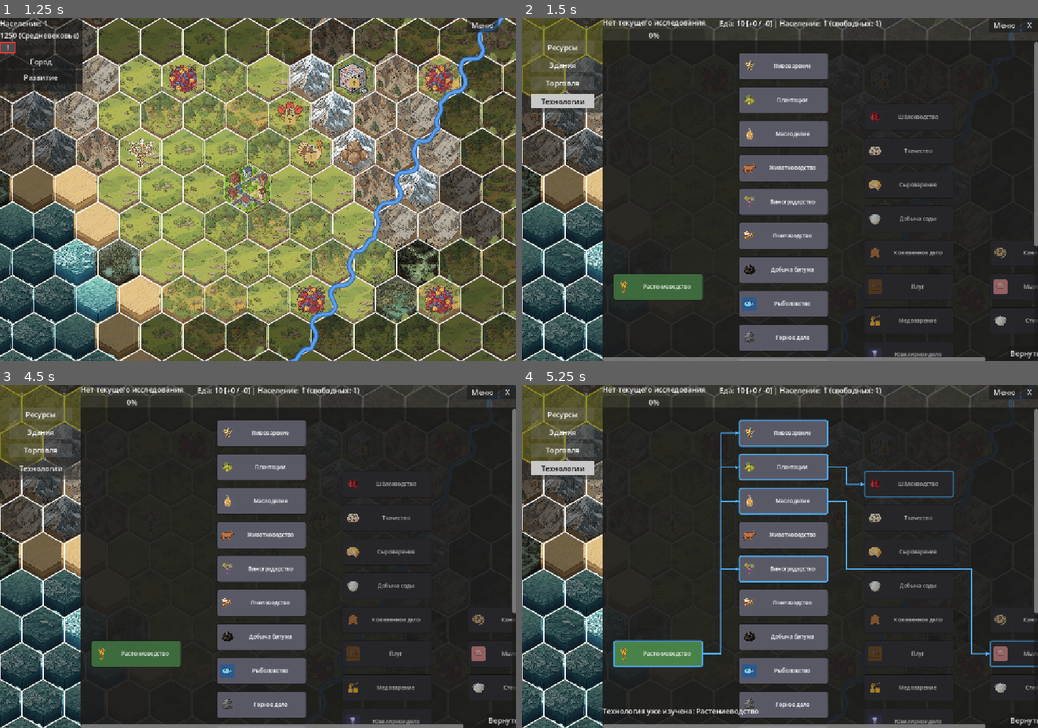
Above: before the commit, frames 1-4 (two rows, left to right).
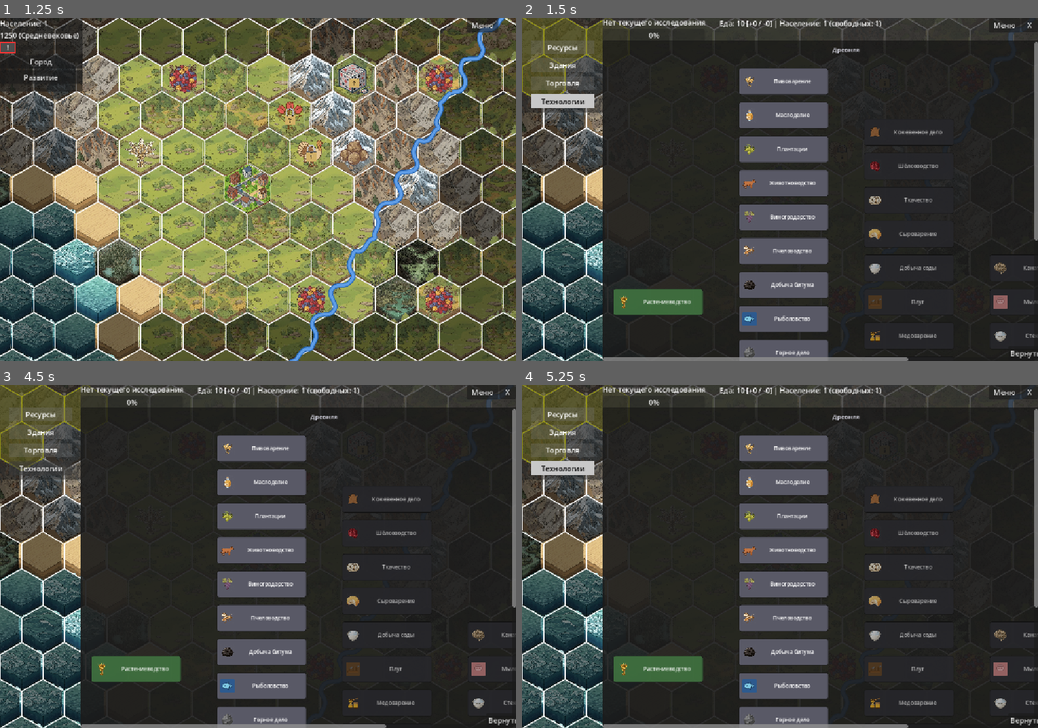
Above: after the commit, the same moments.

Repository: Night-Pryanik/The-City
Game: Godot game, scene res://scenes/main_menu.tscn
The game is run twice, just before and just after one commit, with the same random seed, the same clock (stepped at 60 frames per second) and the same inputs.
Inputs (mouse positions are in pixels of both pictures, inside the frame that each line leads up to):
- Up to frame 1 (1.25 s): click "Новая игра" at 0.5 s
- Up to frame 2 (1.5 s): click (532, 48) at 1.25 s
- Up to frame 3 (4.5 s): click "Ресурсы" at 2 s; click "Здания" at 2.75 s; click "Торговля" at 3.5 s; click "Технологии" at 4.25 s
- Up to frame 4 (5.25 s): click (656, 652) at 5.02 s

Frame 1 is identical in both runs. In frame 2, 12% of the frame differs, in the area x 17-100%, y 8-100%; in frame 3, 12%; in frame 4, 14%, in the area x 15-100%, y 8-100%.

Commit message:
Добавлена первая технология Античности - Пергамент
В дереве технологий теперь есть визуальное разделение технологий по эпохам.

Diff:
--- /dev/null
+++ b/data/technologies/antiquity.json
@@ -0,0 +1,14 @@
+{
+  "technologies": [
+    {
+      "id": "parchment",
+      "name": "Пергамент",
+      "era": "antiquity",
+      "science_cost": 3.0,
+      "prerequisites": [ [ "leatherworking" ] ],
+      "icon": "parchment.png",
+      "description": "Открывает пергамент и позволяет создавать письменные материалы.",
+      "flavor": "Пергамент стал важным носителем информации в древнем мире."
+    }
+  ]
+}
--- a/scripts/tech_tree.gd
+++ b/scripts/tech_tree.gd
@@ -20,6 +20,17 @@
 const BUTTON_VERTICAL_GAP: int = 16 # вертикальный зазор между кнопками в колонке
 const ICON_SIZE: int = 32 # размер иконки слева от названия
 
+# --- Разделение по эпохам ---
+# Каждая технология в JSON содержит поле "era" (id эпохи), а человекочитаемые
+# названия эпох лежат в data/eras.json (загружается в GameData.eras).
+# Последовательные колонки одной эпохи визуально объединяются: сверху над
+# ними рисуется заголовок с названием эпохи, а между группами эпох — толстая
+# вертикальная линия-разделитель (см. ERA_LABEL_HEIGHT, ERA_LINE_*).
+const ERA_LABEL_HEIGHT: int = 34 # высота полосы над колонками под заголовки эпох
+const ERA_LABEL_WIDTH: int = 200 # фиксированная ширина заголовка эпохи
+const ERA_LINE_COLOR := Color(0.72, 0.72, 0.75, 1.0) # цвет вертикального разделителя эпох
+const ERA_LINE_WIDTH: float = 2.0 # толщина вертикального разделителя эпох
+
 # --- Внешние ссылки (заполняются в setup) ---
 var current_label: Label # "Изучается: ..." (Label вверху панели)
 var progress_bar: ProgressBar # прогресс-бар текущего исследования
@@ -33,6 +44,10 @@
 var _fonts_adjusted: bool = false # отложенный автоподбор шрифта уже отработал
 var _hovered_tech_id: String = "" # ID технологии, на которую наведён курсор
 var _related_techs: Dictionary = {} # tech_id -> bool, связанные технологии для подсветки
+
+# --- Разделение по эпохам ---
+var _era_labels: Array = [] # Label-заголовки эпох (очищаются в rebuild)
+var _era_groups: Array = [] # [{era_id, era_name, col_start, col_end, x_center, x_boundary}]
 
 # --- Кэш иконок технологий (рекурсивный обход res://icons, как в map_renderer) ---
 var icon_paths: Dictionary = {} # имя файла -> полный путь
@@ -114,6 +129,14 @@
     for tech in techs:
         if not col_for.has(tech["id"]):
             col_for[tech["id"]] = 1
+
+    # Нормализация по эпохам: сдвигаем технологии каждой эпохи вправо, чтобы
+    # эпохи следовали по порядку (см. _normalize_era_columns). Это гарантирует,
+    # что между группами эпох появится вертикальная линия-разделитель, даже
+    # если поздняя технология раскладкой (по зависимостям) попала в колонку,
+    # где большинство технологий — более ранней эпохи.
+    if not GameData.eras.is_empty():
+        col_for = _normalize_era_columns(col_for)
 
     # Раскладываем по колонкам.
     var columns: Dictionary = {}
@@ -269,6 +292,195 @@
             return true
     return false
 
+# Нормализация раскладки колонок по эпохам.
+#
+# Раскладка по зависимостям (см. _compute_layout) ставит технологию в колонку
+# max(col[prereq]) + 1. При этом технология поздней эпохи может попасть в ту же
+# колонку, что и технологии ранней эпохи — тогда по большинству колонка считается
+# ранней, и группа поздней эпохи не образуется (нет разделителя).
+#
+# Здесь мы ПЕРЕРАСКЛДЫВАЕМ колонки так, чтобы все технологии каждой эпохи шли
+# непрерывным блоком слева направо по порядку эпох (из GameData.eras). Внутри
+# блока эпохи сохраняется относительный порядок колонок из исходной раскладки.
+# Это гарантирует появление вертикальной линии-разделителя между эпохами.
+#
+# Возвращает новый словарь tech_id -> column.
+func _normalize_era_columns(col_for: Dictionary) -> Dictionary:
+    # Упорядоченный список id эпох (порядок из data/eras.json).
+    var era_order: Array = []
+    for era in GameData.eras:
+        era_order.append(era.get("id", ""))
+
+    # era_index для каждой технологии (0 — неизвестная/первая эпоха).
+    var tech_era: Dictionary = {} # tech_id -> int
+    for tid in col_for:
+        var era_id: String = _get_tech_data(tid).get("era", "")
+        var idx: int = era_order.find(era_id)
+        tech_era[tid] = idx if idx >= 0 else 0
+
+    # Собираем уникальные колонки каждой эпохи.
+    var era_columns: Dictionary = {} # era_index -> [col, ...]
+    for tid in col_for:
+        var c: int = col_for[tid]
+        var ei: int = tech_era[tid]
+        if not era_columns.has(ei):
+            era_columns[ei] = []
+        if not era_columns[ei].has(c):
+            era_columns[ei].append(c)
+
+    # Перераскладка: каждая эпоха занимает непрерывный блок колонок.
+    var sorted_era: Array = era_columns.keys()
+    sorted_era.sort()
+    var result: Dictionary = {}
+    var global_col: int = 0
+    for ei in sorted_era:
+        var cols: Array = era_columns[ei]
+        cols.sort()
+        # old_col -> new_col внутри блока этой эпохи.
+        var mapping: Dictionary = {}
+        var target: int = global_col
+        for old in cols:
+            mapping[old] = target
+            target += 1
+        # Применяем ко всем технологиям этой эпохи.
+        for tid in col_for:
+            if tech_era[tid] == ei:
+                result[tid] = mapping[col_for[tid]]
+        global_col = target
+
+    return result
+
+# --- Разделение по эпохам: хелперы ---
+
+# Возвращает человекочитаемое имя эпохи по её id (как в technologies_tab.gd).
+# Источник — data/eras.json, загружается в GameData.eras.
+# Если эпоха не найдена — возвращаем сам id (fallback).
+func _get_era_name(era_id: String) -> String:
+    if era_id.is_empty():
+        return ""
+    for era in GameData.eras:
+        if era.get("id", "") == era_id:
+            return era.get("name", era_id)
+    return era_id
+
+# Возвращает id эпохи, к которой относится колонка column_id.
+# Колонка может содержать технологии разных эпох (редко, но бывает —
+# например, древняя технология, открывающая античную). Тогда берём
+# эпоху, которая встречается в колонке чаще всего. Если колонка пуста
+# или эпохи не указаны — возвращаем "" (нет группы).
+func _column_era(columns: Dictionary, column_id: int) -> String:
+    var techs_in_col: Array = columns.get(column_id, [])
+    if techs_in_col.is_empty():
+        return ""
+    var counts: Dictionary = {} # era_id -> количество
+    for tid in techs_in_col:
+        var era_id: String = _get_tech_data(tid).get("era", "")
+        if era_id.is_empty():
+            continue
+        counts[era_id] = counts.get(era_id, 0) + 1
+    if counts.is_empty():
+        return ""
+    var best: String = ""
+    var best_count: int = 0
+    for era_id in counts:
+        if counts[era_id] > best_count:
+            best = era_id
+            best_count = counts[era_id]
+    return best
+
+# Вычисляет список групп эпох: последовательные колонки одной эпохи.
+# Возвращает массив словарей:
+#   {era_id, era_name, col_start, col_end, x_center, x_boundary}
+# x_center  — X-центр группы (для заголовка-надписи).
+# x_boundary — X границы группы: правая граница последней колонки группы
+#              (по ней рисуется вертикальная линия-разделитель).
+# x_boundary == -1 означает «крайняя правая группа» — линия не рисуется
+# (справа за деревом нет следующей эпохи).
+#
+# ВАЖНО: эпоха колонки определяется ПОФАКТУ, по большинству технологий
+# в колонке (см. _column_era). Благодаря нормализации в _normalize_era_columns
+# все технологии каждой эпохи стоят непрерывным блоком слева направо, поэтому
+# группы эпох получаются чистыми, а между ними рисуется вертикальный разделитель.
+# Раскладка по зависимостям (barycenter) внутри каждой эпохи сохраняется.
+func _compute_era_groups(columns: Dictionary, num_cols: int) -> Array:
+    var groups: Array = []
+    var current_era: String = ""
+    var group_start: int = -1
+
+    for c in range(num_cols):
+        var era_id: String = _column_era(columns, c)
+        if era_id == current_era:
+            continue
+        # Эпоха сменилась — закрываем предыдущую группу (если была).
+        if current_era != "" and group_start >= 0:
+            groups.append(_make_era_group(current_era, group_start, c - 1))
+        current_era = era_id
+        group_start = c
+
+    # Последняя группа.
+    if current_era != "" and group_start >= 0:
+        groups.append(_make_era_group(current_era, group_start, num_cols - 1))
+
+    return groups
+
+# Создаёт словарь группы эпохи по диапазону колонок [col_start..col_end].
+func _make_era_group(era_id: String, col_start: int, col_end: int) -> Dictionary:
+    var first_x: float = _col_x(col_start) # левый край первой колонки группы
+    var last_right: float = _col_x(col_end) + BUTTON_WIDTH # правый край последней колонки
+    return {
+        "era_id": era_id,
+        "era_name": _get_era_name(era_id),
+        "col_start": col_start,
+        "col_end": col_end,
+        "x_center": (first_x + last_right) * 0.5,
+        "x_boundary": last_right, # правая граница группы — там линия
+    }
+
+# X-координата левого края колонки c (в координатах _inner).
+# Учитывает только горизонтальный отступ COL_PADDING, без сдвига вниз
+# под заголовки эпох (вертикальное смещение колонок на высоту заголовков
+# выполняется отдельно в rebuild() через _col_y()).
+func _col_x(c: int) -> float:
+    return float(COL_PADDING + c * (BUTTON_WIDTH + COL_GAP))
+
+# Y-координата верха колонок с учётом полосы заголовков эпох.
+# Колонки сдвигаются вниз на ERA_LABEL_HEIGHT, чтобы сверху осталось
+# место под заголовки эпох.
+func _col_y() -> float:
+    return float(ERA_LABEL_HEIGHT + COL_PADDING)
+
+# Создаёт Label-заголовки эпох над свежими колонками. Вызывается из rebuild().
+# Заголовки добавляются в _inner, поэтому прокручиваются вместе с деревом.
+func _create_era_labels(layout_columns: Dictionary, num_cols: int) -> void:
+    # Сначала удаляем старые заголовки (если был пересбор).
+    for l in _era_labels:
+        if is_instance_valid(l):
+            l.queue_free()
+    _era_labels.clear()
+
+    _era_groups = _compute_era_groups(layout_columns, num_cols)
+    if _era_groups.is_empty():
+        return
+
+    # Высота полосы сверху — сверху (y=0) занимает полоса,
+    # Label размещаем в середине полосы.
+    for group in _era_groups:
+        var lab := Label.new()
+        lab.name = "EraLabel"
+        lab.text = group["era_name"]
+        lab.horizontal_alignment = HORIZONTAL_ALIGNMENT_CENTER
+        lab.vertical_alignment = VERTICAL_ALIGNMENT_CENTER
+        lab.autowrap_mode = TextServer.AUTOWRAP_WORD_SMART
+        lab.size = Vector2(ERA_LABEL_WIDTH, ERA_LABEL_HEIGHT)
+        lab.custom_minimum_size = Vector2(ERA_LABEL_WIDTH, ERA_LABEL_HEIGHT)
+        lab.add_theme_font_size_override("font_size", 14)
+        lab.add_theme_color_override("font_color", Color(0.9, 0.9, 0.95, 1.0))
+        lab.mouse_filter = Control.MOUSE_FILTER_IGNORE
+        # Позиция: центр группы по X, сверху.
+        lab.position = Vector2(group["x_center"] - ERA_LABEL_WIDTH * 0.5, 0.0)
+        _inner.add_child(lab)
+        _era_labels.append(lab)
+
 func rebuild():
     # Полная перестройка: очищаем и создаём заново.
     # Вызывается при структурных изменениях (новое исследование, завершение и т.д.).
@@ -296,17 +508,24 @@
         num_cols = int(columns.keys().max()) + 1
     var col_height: int = max_col_count * (BUTTON_HEIGHT + BUTTON_VERTICAL_GAP) - BUTTON_VERTICAL_GAP
     var total_width: int = COL_PADDING * 2 + num_cols * BUTTON_WIDTH + max(0, num_cols - 1) * COL_GAP
-    var total_height: int = COL_PADDING * 2 + max(col_height, BUTTON_HEIGHT)
+    # Высота включает полосу заголовков эпох (ERA_LABEL_HEIGHT) — колонки
+    # сдвигаются вниз на эту величину, а сверху остаётся место под заголовки.
+    var total_height: int = ERA_LABEL_HEIGHT + COL_PADDING * 2 + max(col_height, BUTTON_HEIGHT)
     _inner.size = Vector2(total_width, total_height)
     _inner.custom_minimum_size = Vector2(total_width, total_height)
+
+    # Создаём заголовки эпох (полоска сверху). Делаем это ДО колонок,
+    # чтобы заголовки оказались под ними в z-порядке (стрелки рисуются
+    # последним слоем поверх всего).
+    _create_era_labels(columns, num_cols)
 
     # Колонки располагаем вручную внутри _inner (НЕ через HBoxContainer),
     # чтобы позиции были предсказуемы для рисования стрелок.
     for c in range(num_cols):
         var col_container := Control.new()
         col_container.position = Vector2(
-            COL_PADDING + c * (BUTTON_WIDTH + COL_GAP),
-            COL_PADDING
+            _col_x(c),
+            _col_y() # сдвиг вниз на высоту полосы заголовков эпох
         )
         col_container.size = Vector2(BUTTON_WIDTH, max(col_height, BUTTON_HEIGHT))
         col_container.mouse_filter = Control.MOUSE_FILTER_IGNORE
@@ -762,10 +981,26 @@
         _arrows_layer.queue_redraw()
 
 func _on_arrows_draw():
-    # Рисуем стрелки от каждой технологии к её наследникам.
-    # Координаты считаем в системе _arrows_layer (== _inner).
+    # Рисуем вертикальные линии-разделители между эпохами и стрелки
+    # зависимостей. Координаты считаем в системе _arrows_layer (== _inner).
     if _arrows_layer == null:
         return
+
+    # --- Вертикальные линии между эпохами (рисуются ВСЕГДА, не только при hover) ---
+    # Линия проводится по правой границе каждой группы эпох, кроме последней
+    # (справа от неё нет следующей эпохи). Тянется от верха до низа дерева.
+    for i in range(_era_groups.size() - 1):
+        var group = _era_groups[i]
+        var x: float = group["x_boundary"]
+        var y_top: float = 0.0
+        var y_bottom: float = _inner.size.y
+        _arrows_layer.draw_line(
+            Vector2(x, y_top),
+            Vector2(x, y_bottom),
+            ERA_LINE_COLOR,
+            ERA_LINE_WIDTH
+        )
+
     # Стрелки показываем только при наведении на технологию.
     if _hovered_tech_id.is_empty():
         return
Renamed: data/technologies.json -> data/technologies/ancient.json
Not shown, changed: docs.md
